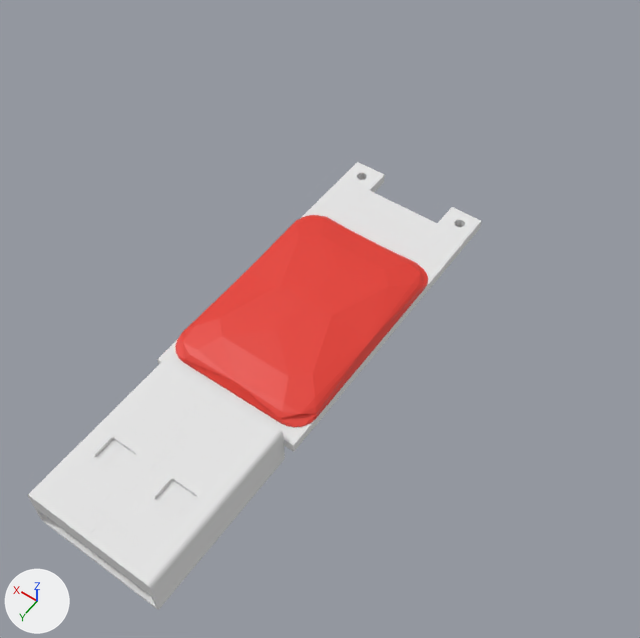
Two versions of the Blender file Assets/Resources/Models/Blender/FlashMemory.blend, one commit apart.
Before and after are seen from a 50 mm lens placed at (-1.16, 1.44, 2.52), pointed at (0.02, -0.22, -0.08). The lights are fixed; the arrows at lower left show +X, +Y and +Z.

The older version as bpy lines, for what is in view:
```python
me_compound = bpy.data.meshes.new('Compound')
me_compound.from_pydata(...)  # 4915 vertices, 9848 faces; spans x -6.7..7.3, y -1.7..3.3, z -23.2..21.3
# faces by material slot: [8904, 190, 214, 450, 90]
me_compound.materials.append(mat_color_cccccc_002)  # white #e7e7e7
me_compound.materials.append(mat_material_001)  # red #e73d31
me_compound.materials.append(mat_material_002)  # black #000000
me_compound.materials.append(mat_material_003)  # green #008a22
me_compound.materials.append(mat_material_004)  # yellow #e7c33f
me_feature = bpy.data.meshes.new('Feature')
me_feature.from_pydata(...)  # 607 vertices, 1216 faces; spans x -10.0..10.0, y -5.0..5.0, z -14.9..36.1
me_feature.materials.append(mat_color_cccccc)  # white #e7e7e7
ob_compound = bpy.data.objects.new('Compound', me_compound)
ob_compound.location = (0.0, 0.0, 0.0)
ob_compound.rotation_euler = (1.571, 0.0, 0.0)  # degrees (90, 0, 0)
ob_compound.scale = (0.041, 0.041, 0.041)
ob_feature = bpy.data.objects.new('Feature', me_feature)
ob_feature.location = (0.0, -0.194, 0.0)
ob_feature.rotation_euler = (1.571, 0.0, 0.0)  # degrees (90, 0, 0)
ob_feature.scale = (0.041, 0.041, 0.041)
ob_feature.hide_set(True)
```
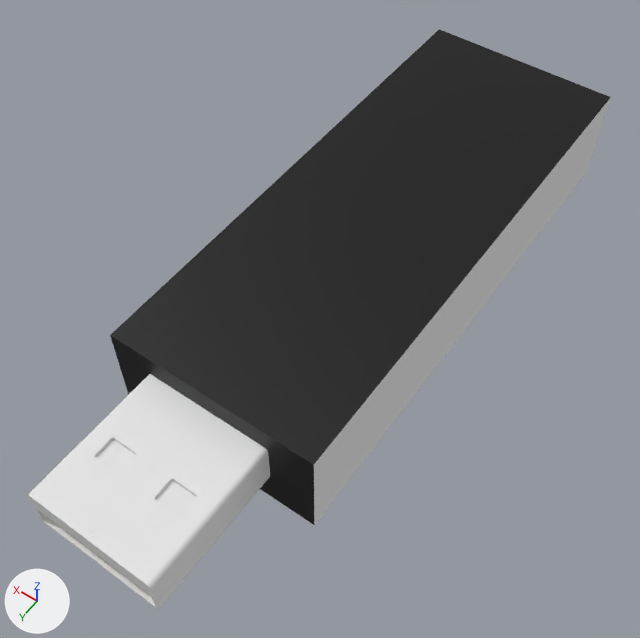
Boxes [x1, y1, x2, y2] around the edits, measured in the pictures (640 x 638 px):
```json
{"object": "Feature", "change": "shown", "after": [110, 29, 611, 525], "on screen": "black"}
{"part": 1, "of": "me_feature", "change": "recoloured", "after": [237, 29, 611, 321], "on screen": "black"}
{"part": 2, "of": "me_feature", "change": "recoloured", "after": [110, 218, 430, 525], "on screen": "black"}
```

Scene script edits in JSON lines:
```json
{"op": "add", "block": "mat_material", "code": ["mat_material = principled_material('Material')", "mat_material.base_color = (0.0, 0.0, 0.0)  # black #000000"]}
{"block": "me_feature", "where": "me_feature.from_pydata(...)  # 607 vertices, 1216 faces; spans x -10.0..10.0, y -5.0..5.0, z -14.9..36.1"}
{"block": "me_feature", "where": "# used by ob_feature; location = (0.0, -0.194, 0.0); rotation_euler = (1.571, 0.0, 0.0), in degrees (90, 0, 0); scale = (0.041, 0.041, 0.041)"}
{"block": "me_feature", "change": "me_feature part 1: 13 of the faces centred in x -7.2..7.2, y -5.0..5.0, z 10.5..34.3 switch from mat_color_cccccc (white #e7e7e7) to mat_material (black #000000)"}
{"block": "me_feature", "change": "me_feature part 2: 6 of the faces centred in x -3.3..3.3, y -5.0..5.0, z -14.9..-4.2 switch from mat_color_cccccc (white #e7e7e7) to mat_material (black #000000)"}
{"op": "remove", "block": "ob_feature", "code": "ob_feature.hide_set(True)"}
```
